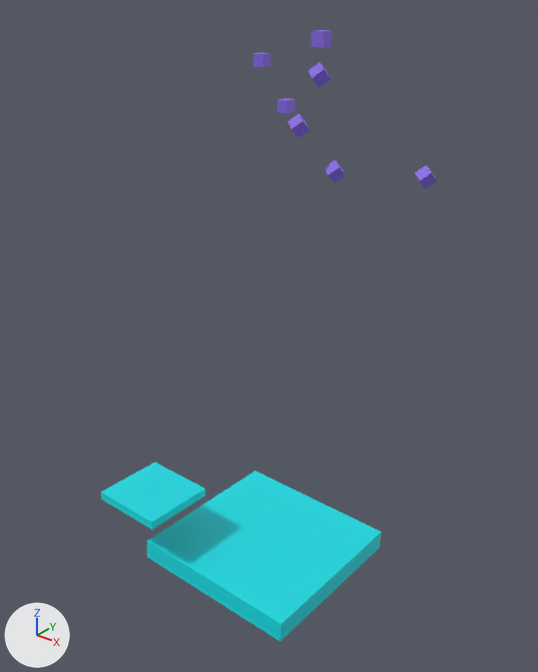
Renders of the glTF model resources/noel.glb from each side of a commit.
Before and after are seen from a 50 mm camera at (27.6, -34.2, 38.0) aimed at (-0.4, 0.9, 16.3). Lighting does not change. The marker at lower left points along +X, +Y and +Z. Where no turn or scale is listed for an object, it has been applied to the vertices.
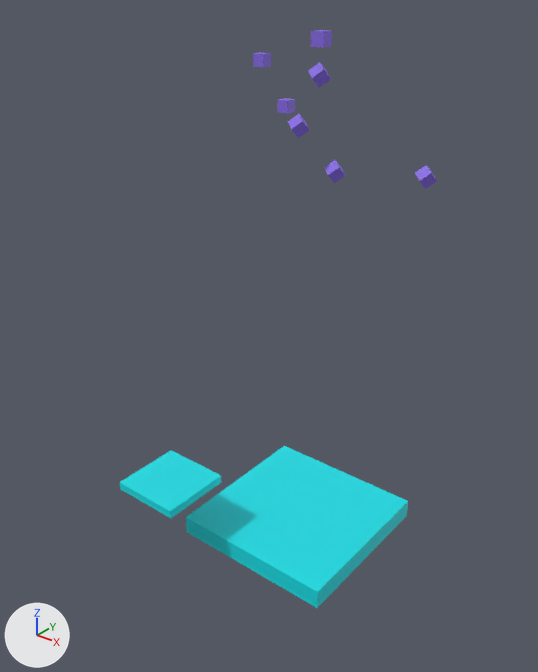
Boxes [x1, y1, x2, y2] around the edits, measured in the pictures (538 x 672 px):
'Plane', reshaped, moved, turned, rescaled
    before: [147, 471, 381, 641]
    after: [186, 446, 408, 608]
'Plane.001', moved, turned
    before: [101, 462, 206, 530]
    after: [120, 450, 222, 518]

What the commit changed:
Mesh me_plane_002 is new.
It is a box spanning x -6.27..6.27, y -6.27..6.27, z -1.5..0.0.
It uses material mat_material_001 (cyan #00dde4).
Object 'Plane' (ob_plane) now shows me_plane_002 instead of me_plane.
Object 'Plane' (ob_plane) turns from (-3.8, 0, 0) to (0, 0, 0) degrees about x, y and z.
Object 'Plane' (ob_plane) is rescaled from (6.27, 6.27, 1.06) to (1.0, 1.0, 1.0).
Object 'Plane' (ob_plane) moves from (-0.272, -1.612, -2.985) to (-0.272, 2.461, -2.985).
Object 'Plane.001' (ob_plane_001) turns from (-3.8, 0, 0) to (0, 0, 0) degrees about x, y and z.
Object 'Plane.001' (ob_plane_001) moves from (-0.272, -1.624, -2.985) to (-0.272, 2.461, -2.985).
